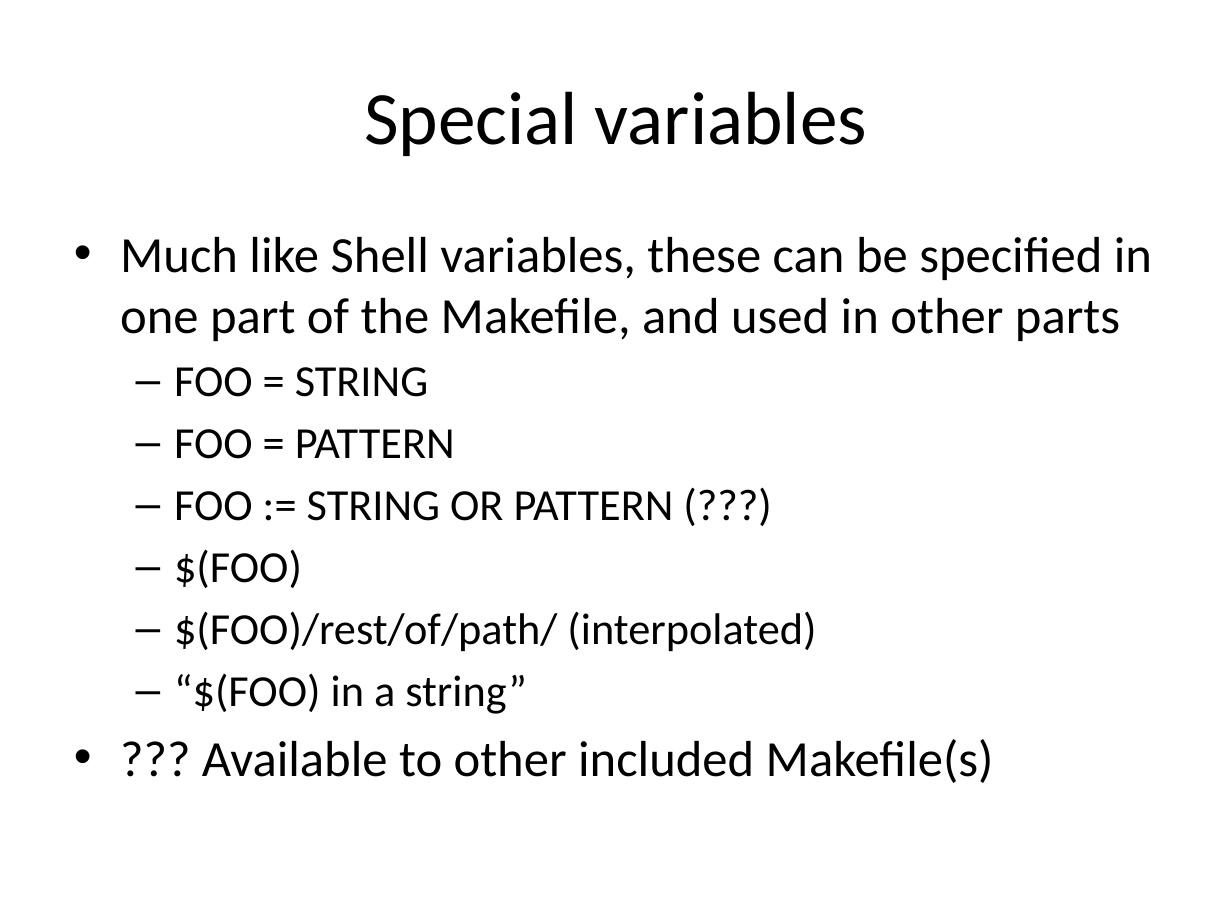
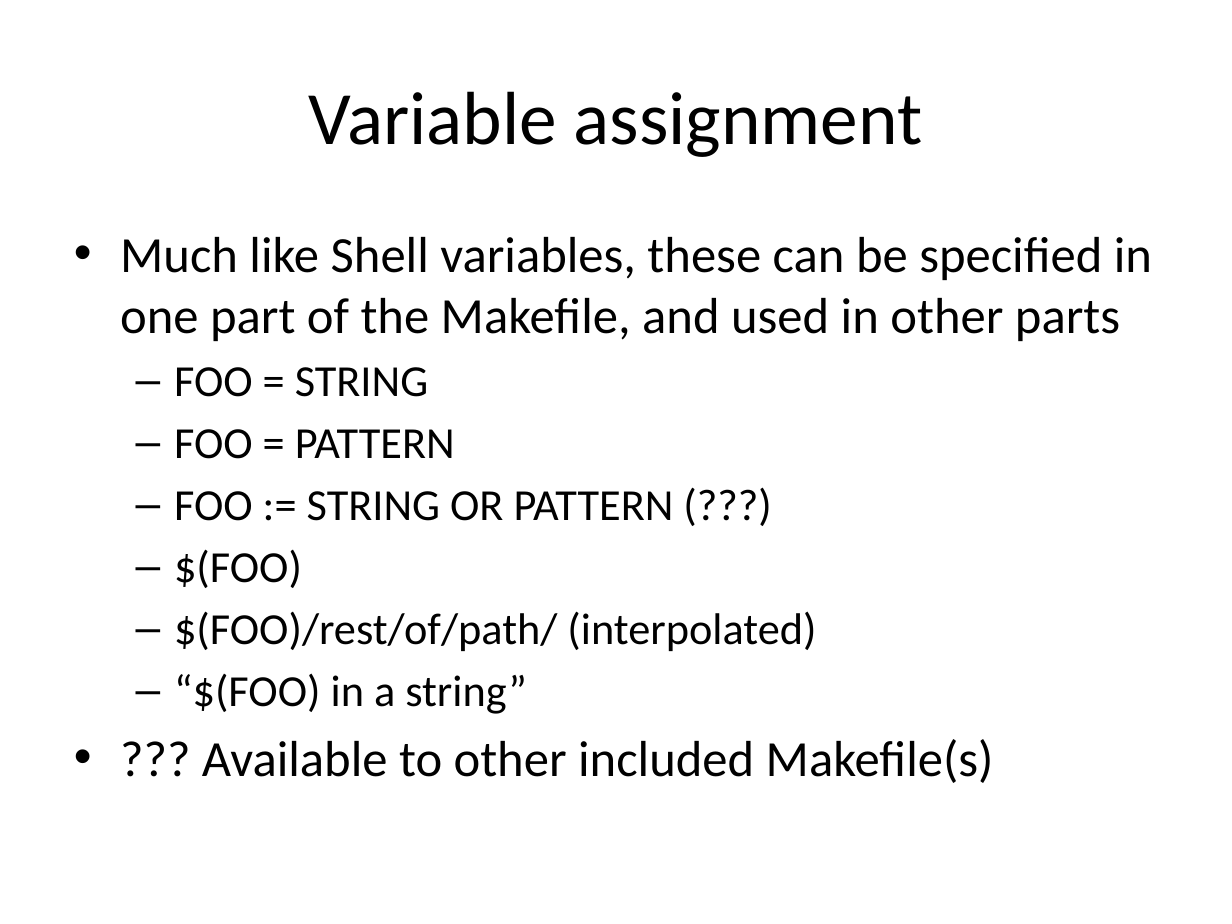
Before and after one commit to rvosa/ngs-workflows, a slide deck: slide 9 of doc/slides/day3/session2/Make.pptx. Drawn at 1232x924 pixels with LibreOffice and Linux fonts; fonts in the diff are those of the drawing. Boxes give left, top, right and bottom in pixels: in the first picture for what was removed or moved away, otherwise in the second. Text is boxed around its words. In the diff, an @@ line names an element or a change of style, - is before the commit and + after.

```diff
--- a/doc/slides/day3/session2/Make.pptx
+++ b/doc/slides/day3/session2/Make.pptx
@@ title at [308,91,923,157]: text changed @@
-Special variables
+Variable assignment
```
Also in this commit, not shown: 4 other slides changed, 1 slide added, 1 slide removed, 3 other files.
